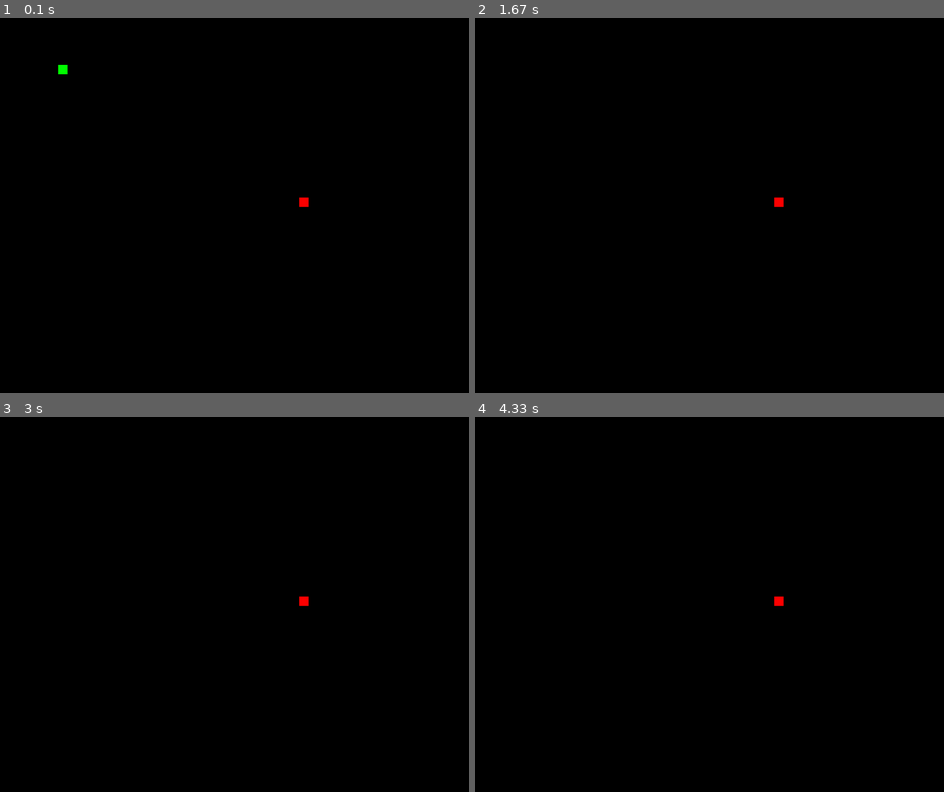
Above: before the commit, frames 1-4 (two rows, left to right).
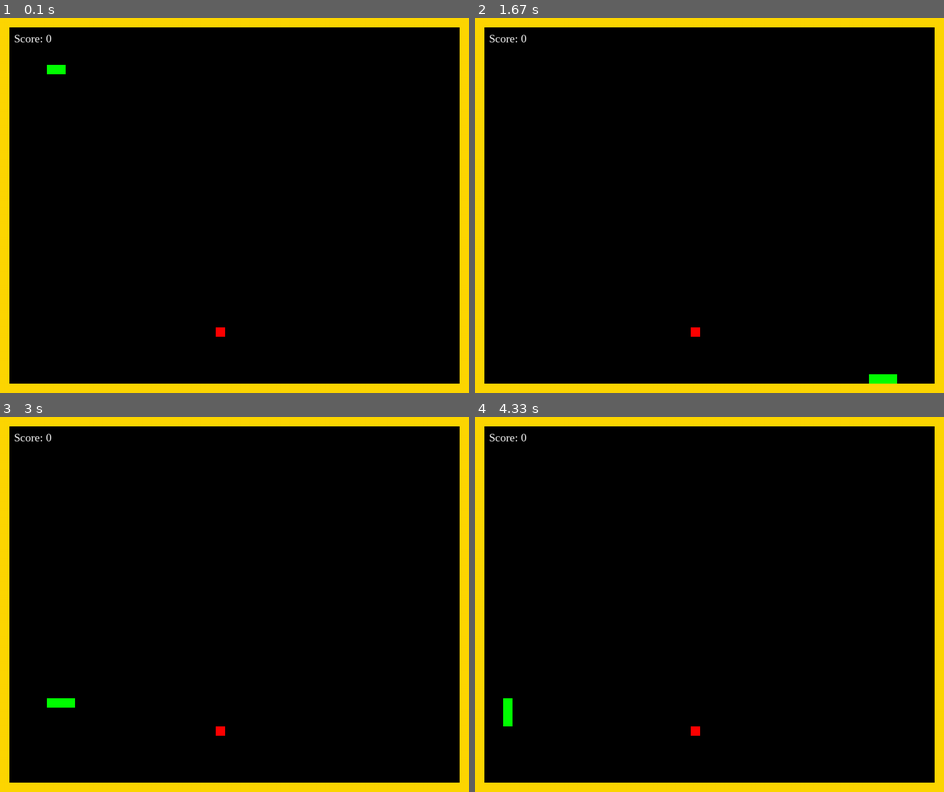
Above: after the commit, the same moments.

Repository: IsaiahSchaferV7/SDEV220_Final_Project
Game: pygame game, started from PygameProject/SDEV220_Pygame_Snake.py
The game is run twice, just before and just after one commit, with the same random seed, the same clock (stepped at 60 frames per second) and the same inputs.
Inputs:
- Up to frame 1 (0.1 s): no input
- Up to frame 2 (1.67 s): tap W at 0.33 s; hold A 0.67-1.13 s; hold Right 0.67-1.13 s
- Up to frame 3 (3 s): hold Up 1.67-2.13 s; hold Right 2.17-2.63 s; hold Left from 2.67 s (still down)
- Up to frame 4 (4.33 s): release Left at 3.2 s; hold Down 3.23-3.53 s; hold Left 3.57-3.97 s; hold Up from 4 s (still down)

The runs differ from the first frame. In frame 1, 9.0% of the frame differs, in the area x 0-100%, y 0-100%; in frame 2, 9.1%; in frame 3, 9.1%; in frame 4, 9.1%.

Commit message:
Add files via upload

Diff:
--- a/PygameProject/Apple.py
+++ b/PygameProject/Apple.py
@@ -2,13 +2,14 @@
 import pygame
 
 def respawn_apple():
-    play_area = pygame.Rect(10, 10, 980, 780)
+    screen_width = 960
+    screen_height = 760
     apple_size = 20
+    cols = screen_width // apple_size
+    rows = screen_height // apple_size
 
-    x = random.randint(play_area.left,
-                       play_area.right - apple_size)
+    x = random.randint(10, cols - 1) * apple_size
 
-    y = random.randint(play_area.top,
-                       play_area.bottom - apple_size)
+    y = random.randint(10, rows - 1) * apple_size
 
     return pygame.Rect(x, y, apple_size, apple_size)
--- a/PygameProject/SDEV220_Pygame_Snake.py
+++ b/PygameProject/SDEV220_Pygame_Snake.py
@@ -3,61 +3,122 @@
 
 pygame.init()
 
+## Screen information
 screen_width = 1000
 screen_height = 800
 CELL_SIZE = 20
 
 BLACK = (0, 0, 0)
+WHITE = (255, 255, 255)
 RED = (255, 0, 0)
 GREEN = (0, 255, 0)
+GOLD = (255, 215, 0)
 
 screen = pygame.display.set_mode((screen_width, screen_height))
 clock = pygame.time.Clock()
 
-my_rect = (20, 20, 980, 780)
+## Player information
+my_rect = (980, 780)
 apple_rect = respawn_apple()
 
-player_SPS = 300
 head_pos = pygame.Vector2(100, 100)
 player_seg = [pygame.Rect(head_pos.x, head_pos.y, 20, 20)]
-p_direction = pygame.Vector2(player_SPS, 0)
-segment_limit = 1
+p_direction = pygame.Vector2(CELL_SIZE, 0)
+next_direction = p_direction
+player_step_time = 150
+segment_limit = 3
 
+last_move = 0
+delay = 50
+
+## Screen ending/retry
+pygame.font.init()
+font_score = pygame.font.SysFont("Times New Roman", 24)
+font_game_over = pygame.font.SysFont("Times New Roman", 72, bold=True)
+
+score = 0
+game_over = False
+
+## Main loop
 run = True
 while run:
     dt = clock.tick(60) / 1000.0
+    time = pygame.time.get_ticks()
 
     for event in pygame.event.get():
         if event.type == pygame.QUIT:
             run = False
         if event.type == pygame.KEYDOWN:
-            if event.key in (pygame.K_LEFT, pygame.K_a) and p_direction.x == 0:
-                p_direction = pygame.Vector2(-player_SPS, 0)
-            elif event.key in (pygame.K_RIGHT, pygame.K_d) and p_direction.x == 0:
-                p_direction = pygame.Vector2(player_SPS, 0)
-            elif event.key in (pygame.K_UP, pygame.K_w) and p_direction.y == 0:
-                p_direction = pygame.Vector2(0, -player_SPS)
-            elif event.key in (pygame.K_DOWN, pygame.K_s) and p_direction.y == 0:
-                p_direction = pygame.Vector2(0, player_SPS)
+            if game_over and event.key == pygame.K_r:
+                player_seg = [pygame.Rect(head_pos.x, head_pos.y, 20, 20)]
+                p_direction = pygame.Vector2(CELL_SIZE, 0)
+                segment_limit = 3
+                score = 0
+                game_over = False
+
+            if not game_over:
+                if event.key in (pygame.K_LEFT, pygame.K_a) and p_direction.x == 0:
+                    p_direction = pygame.Vector2(-CELL_SIZE, 0)
+                elif event.key in (pygame.K_RIGHT, pygame.K_d) and p_direction.x == 0:
+                    p_direction = pygame.Vector2(CELL_SIZE, 0)
+                elif event.key in (pygame.K_UP, pygame.K_w) and p_direction.y == 0:
+                    p_direction = pygame.Vector2(0, -CELL_SIZE)
+                elif event.key in (pygame.K_DOWN, pygame.K_s) and p_direction.y == 0:
+                    p_direction = pygame.Vector2(0, CELL_SIZE)
     screen.fill(BLACK)
 
-    head_pos += p_direction * dt
-    new_segment = pygame.Rect(head_pos.x, head_pos.y, 20,20)
-    if new_segment != player_seg[-1]:
-        player_seg.append(new_segment)
+    border_thickness = 20
+    pygame.draw.rect(screen, GOLD, (0, 0, screen_width, screen_height), border_thickness)
 
-    if player_seg[-1].colliderect(apple_rect):
-        apple_rect = respawn_apple()
-        pygame.draw.rect(screen, (255, 0, 0), apple_rect)
-        segment_limit += 10
+    if not game_over:
+        if (time - last_move) > delay:
+            head_pos += p_direction
 
-    while len(player_seg) > segment_limit:
-        player_seg.pop(0)
+            new_head_x = player_seg[-1].x + p_direction.x
+            new_head_y = player_seg[-1].y + p_direction.y
+
+            if new_head_x < border_thickness:
+                new_head_x = screen_width - border_thickness - CELL_SIZE
+            elif new_head_x >= screen_width - border_thickness:
+                new_head_x = border_thickness
+
+            if new_head_y < border_thickness:
+                new_head_y = screen_height - border_thickness - CELL_SIZE
+            elif new_head_y >= screen_height - border_thickness:
+                new_head_y = border_thickness
+
+            new_segment = pygame.Rect(new_head_x, new_head_y, CELL_SIZE, CELL_SIZE)
+
+            if new_segment.collidelist(player_seg) != -1:
+                game_over = True
+
+            if player_seg[-1].colliderect(apple_rect):
+                apple_rect = respawn_apple()
+                pygame.draw.rect(screen, (255, 0, 0), apple_rect)
+                segment_limit += 1
+                score += 20
+
+            player_seg.append(new_segment)
+
+            while len(player_seg) > segment_limit:
+                player_seg.pop(0)
+
+            last_move = time
 
     for seg in player_seg:
         pygame.draw.rect(screen, GREEN, seg)
 
     pygame.draw.rect(screen, (255, 0, 0), apple_rect)
+
+    score_surf = font_score.render(f"Score: {score}", True, WHITE)
+    screen.blit(score_surf, (border_thickness + 10, border_thickness + 10))
+
+    if game_over:
+        go_surf = font_game_over.render("GAME OVER", True, (255, 50, 50))
+        restart_surf = font_score.render("Press 'R' to restart", True, WHITE)
+        screen.blit(go_surf, ((screen_width // 2) - (go_surf.get_width() // 2), (screen_height // 2) - 50))
+        screen.blit(restart_surf, ((screen_width // 2) - (restart_surf.get_width() // 2), (screen_height // 2) + 30))
+
     pygame.display.update()
 
     tick: (60)
